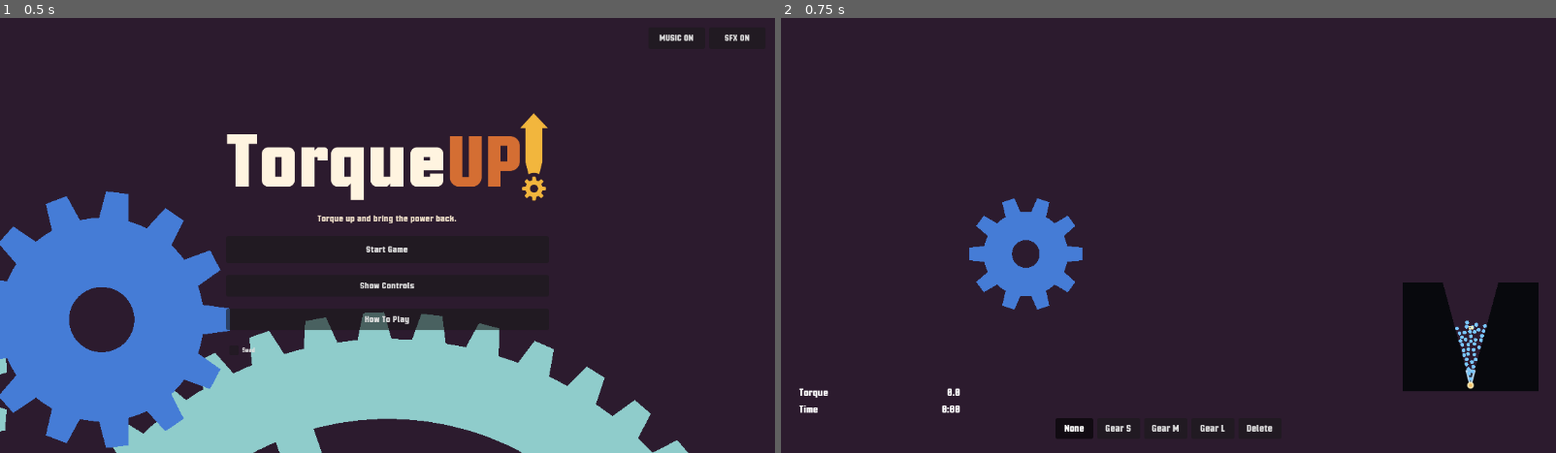
Above: before the commit, frames 1-2 (left to right).
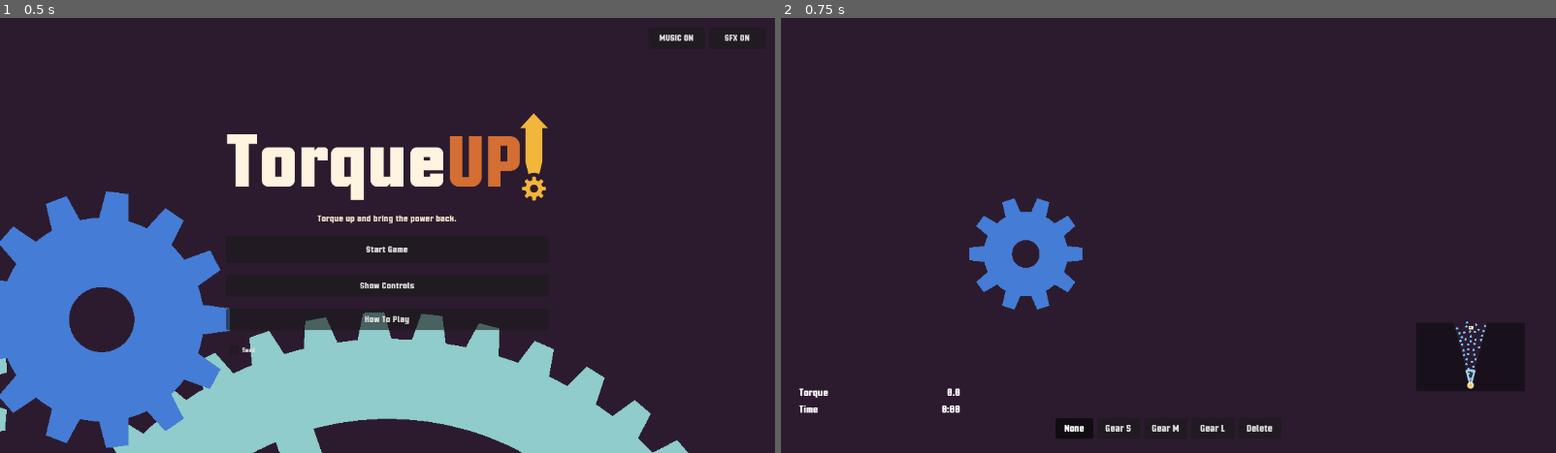
Above: after the commit, the same moments.

Repository: vinnnnc/torque-up
Game: Godot game, scene res://scenes/main/Main.tscn
Two runs of this game, one before a commit and one after it. Both use one fixed random seed, a clock stepped at 60 frames per second and the inputs below. Sound files missing from this copy of the repository are replaced by a short silence.
Inputs:
- Up to frame 1 (0.5 s): no input
- Up to frame 2 (0.75 s): click "Start Game" at 0.5 s

Frame 1 is identical in both runs. In frame 2, 1.8% of the frame differs, in the area x 80-98%, y 60-86%.

Commit message:
fix minimap

Diff:
--- a/scripts/features/ui/minimap_view.gd
+++ b/scripts/features/ui/minimap_view.gd
@@ -5,7 +5,7 @@
 const FRONTIER_GEOMETRY_SCRIPT = preload("res://scripts/features/world/frontier_geometry.gd")
 
 @export var background_color: Color = Color(0.05, 0.07, 0.09, 0.0)
-@export var blocked_color: Color = Color(0.02, 0.03, 0.04, 0.92)
+@export var blocked_color: Color = Color(0.02, 0.03, 0.04, 0.5)
 @export var unlocked_fill_color: Color = Color(0.17, 0.25, 0.31, 0.72)
 @export var frontier_color: Color = Color(0.76, 0.9, 1.0, 0.95)
 @export var camera_rect_color: Color = Color(0.98, 0.96, 0.74, 0.95)
@@ -80,10 +80,10 @@
 	var half_angle := _get_cone_half_angle_radians()
 	var frustum_inner_world := minf(_get_frontier_frustum_inner_radius_world(), maxf(frontier_radius - 1.0, 0.0))
 	var frustum_inner_px := frustum_inner_world * scale_map
-
+	var scale_x = 20.0
 	# Blocked region covers entire minimap area outside the upward cone.
 	var blocked_pts := FRONTIER_GEOMETRY_SCRIPT.build_full_outside_polygon(
-		center_px, half_angle, 0.0, size.x, 0.0, size.y
+		center_px, half_angle, scale_x, size.x -scale_x, 60.0, size.y
 	)
 	draw_colored_polygon(blocked_pts, blocked_color)
 
@@ -137,7 +137,7 @@
 			continue
 		if center_world.distance_to(node.global_position) > map_radius_world:
 			continue
-		draw_circle(_world_to_map(node.global_position, center_world, center_px, scale), 2.8, power_color)
+		draw_circle(_world_to_map(node.global_position, center_world, center_px, scale), 1.8, power_color)
 
 
 func _draw_components(center_world: Vector2, map_radius_world: float, center_px: Vector2, scale: float) -> void:
@@ -150,45 +150,45 @@
 		if center_world.distance_to(node.global_position) > map_radius_world:
 			continue
 		var node_px := _world_to_map(node.global_position, center_world, center_px, scale)
-		draw_circle(node_px, 1.6, component_color)
-
-
-func _get_component_rpm(component: Node2D) -> float:
-	if component == null:
-		return 0.0
-	var component_type := str(component.get_meta("component_type", ""))
-	if component_type == "chain":
-		return _get_average_endpoint_rpm(component.get("pulley_a") as Node2D, component.get("pulley_b") as Node2D)
-	if component_type == "shaft":
-		return _get_average_endpoint_rpm(component.get("gear_a") as Node2D, component.get("gear_b") as Node2D)
-	if component.has_method("get_angular_velocity"):
-		return _to_rpm(float(component.call("get_angular_velocity")))
-	var angular_velocity: Variant = component.get("angular_velocity")
-	if angular_velocity == null:
-		return 0.0
-	return _to_rpm(float(angular_velocity))
-
-
-func _get_average_endpoint_rpm(a: Node2D, b: Node2D) -> float:
-	var values: Array = []
-	if a != null:
-		var angular_a: Variant = a.get("angular_velocity")
-		if angular_a != null:
-			values.append(_to_rpm(float(angular_a)))
-	if b != null:
-		var angular_b: Variant = b.get("angular_velocity")
-		if angular_b != null:
-			values.append(_to_rpm(float(angular_b)))
-	if values.is_empty():
-		return 0.0
-	var total := 0.0
-	for value_raw in values:
-		total += float(value_raw)
-	return total / float(values.size())
-
-
-func _to_rpm(angular_speed: float) -> float:
-	return absf(angular_speed) * (60.0 / TAU)
+		draw_circle(node_px, 1.5, component_color)
+
+
+# func _get_component_rpm(component: Node2D) -> float:
+# 	if component == null:
+# 		return 0.0
+# 	var component_type := str(component.get_meta("component_type", ""))
+# 	if component_type == "chain":
+# 		return _get_average_endpoint_rpm(component.get("pulley_a") as Node2D, component.get("pulley_b") as Node2D)
+# 	if component_type == "shaft":
+# 		return _get_average_endpoint_rpm(component.get("gear_a") as Node2D, component.get("gear_b") as Node2D)
+# 	if component.has_method("get_angular_velocity"):
+# 		return _to_rpm(float(component.call("get_angular_velocity")))
+# 	var angular_velocity: Variant = component.get("angular_velocity")
+# 	if angular_velocity == null:
+# 		return 0.0
+# 	return _to_rpm(float(angular_velocity))
+
+
+# func _get_average_endpoint_rpm(a: Node2D, b: Node2D) -> float:
+# 	var values: Array = []
+# 	if a != null:
+# 		var angular_a: Variant = a.get("angular_velocity")
+# 		if angular_a != null:
+# 			values.append(_to_rpm(float(angular_a)))
+# 	if b != null:
+# 		var angular_b: Variant = b.get("angular_velocity")
+# 		if angular_b != null:
+# 			values.append(_to_rpm(float(angular_b)))
+# 	if values.is_empty():
+# 		return 0.0
+# 	var total := 0.0
+# 	for value_raw in values:
+# 		total += float(value_raw)
+# 	return total / float(values.size())
+
+
+# func _to_rpm(angular_speed: float) -> float:
+# 	return absf(angular_speed) * (60.0 / TAU)
 
 
 func _get_frontier_radius() -> float:
